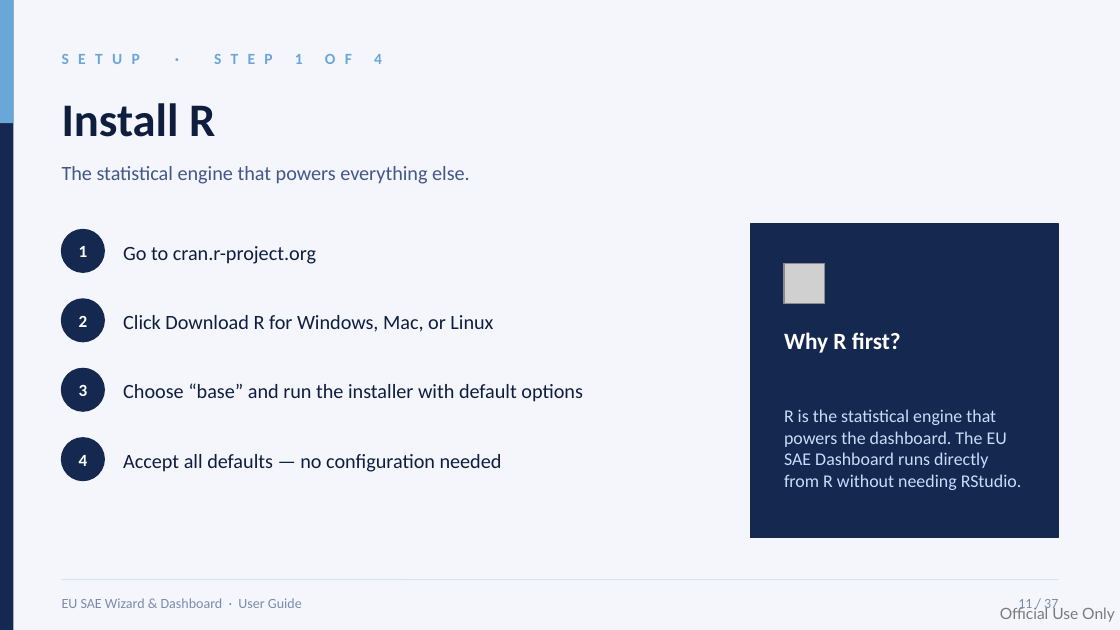
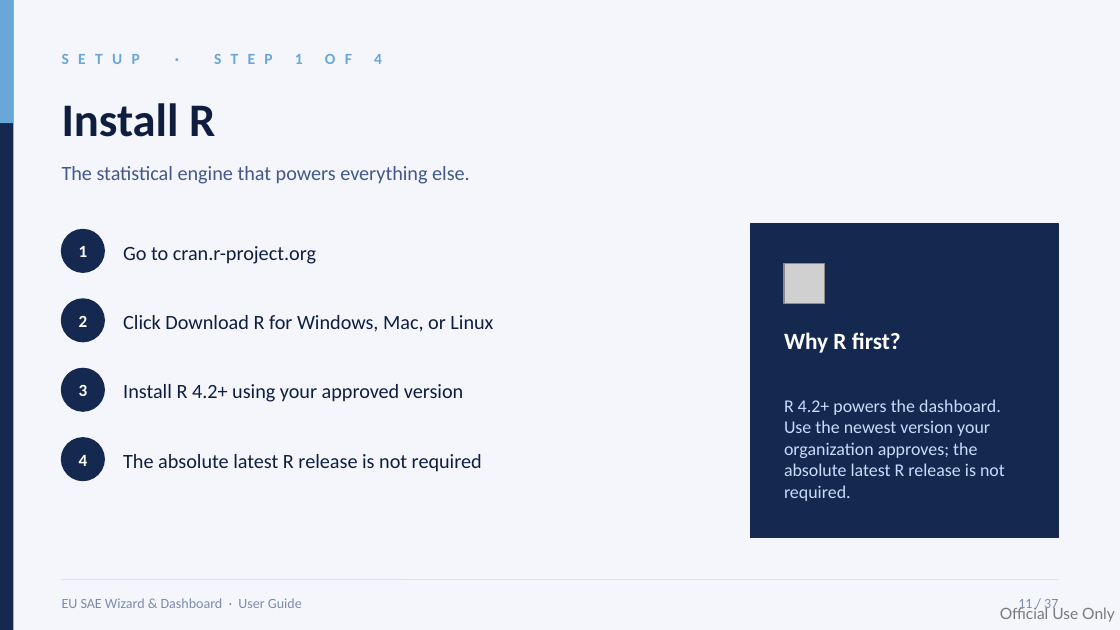
Before and after one commit to Noboyoshida227/eu-sae-application-package, a slide deck: slide 11 of docs/instructions/EU_SAE_User_Guide_5_2_0_rc_6_wizard_3_pointwise.pptx. Drawn at 1120x630 pixels with LibreOffice and Linux fonts; fonts in the diff are those of the drawing; grey boxes stand for pictures. Boxes give left, top, right and bottom in pixels: in the first picture for what was removed or moved away, otherwise in the second. Text is boxed around its words. In the diff, an @@ line names an element or a change of style, - is before the commit and + after.

```diff
--- a/docs/instructions/EU_SAE_User_Guide_5_2_0_rc_6_wizard_3_pointwise.pptx
+++ b/docs/instructions/EU_SAE_User_Guide_5_2_0_rc_6_wizard_3_pointwise.pptx
@@ text at [123,384,463,402]: text changed @@
-Choose “base” and run the installer with default options
+Install R 4.2+ using your approved version
@@ text at [784,399,1005,501]: text changed @@
-R is the statistical engine that powers the dashboard. The EU SAE Dashboard runs directly from R without needing RStudio.
+R 4.2+ powers the dashboard. Use the newest version your organization approves; the absolute latest R release is not required.
@@ text at [123,454,482,472]: text changed @@
-Accept all defaults — no configuration needed
+The absolute latest R release is not required
```
Also in this commit, not shown: 2 other slides changed, 10 other files.
